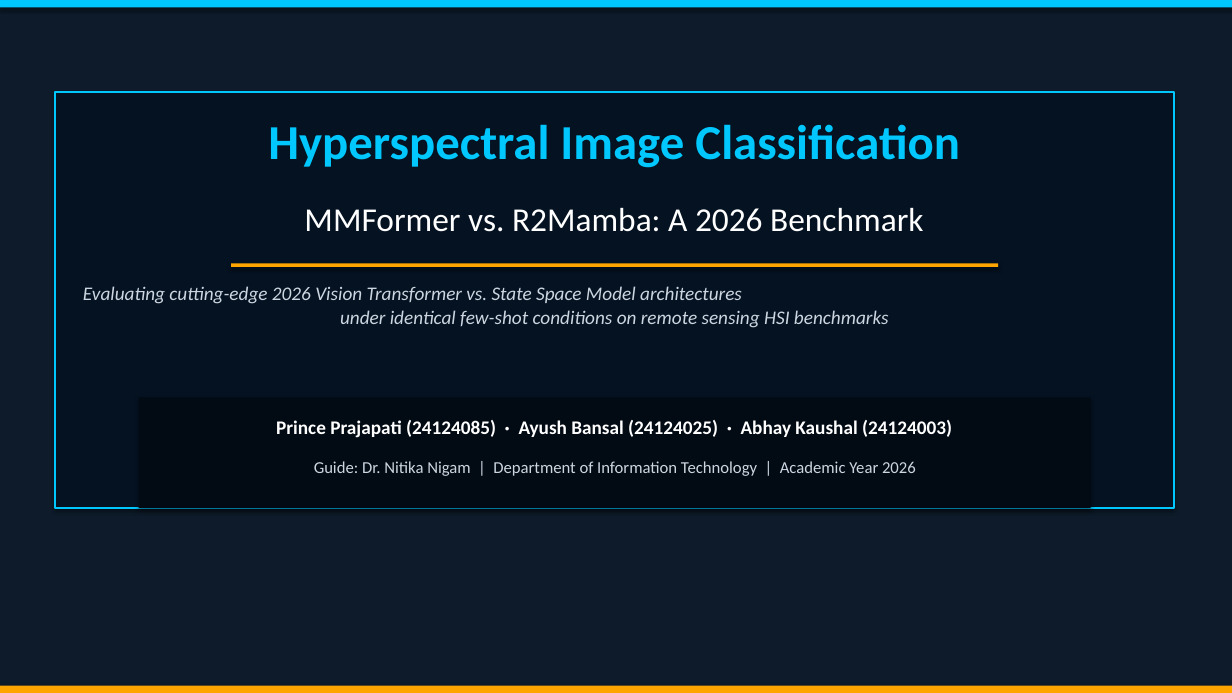
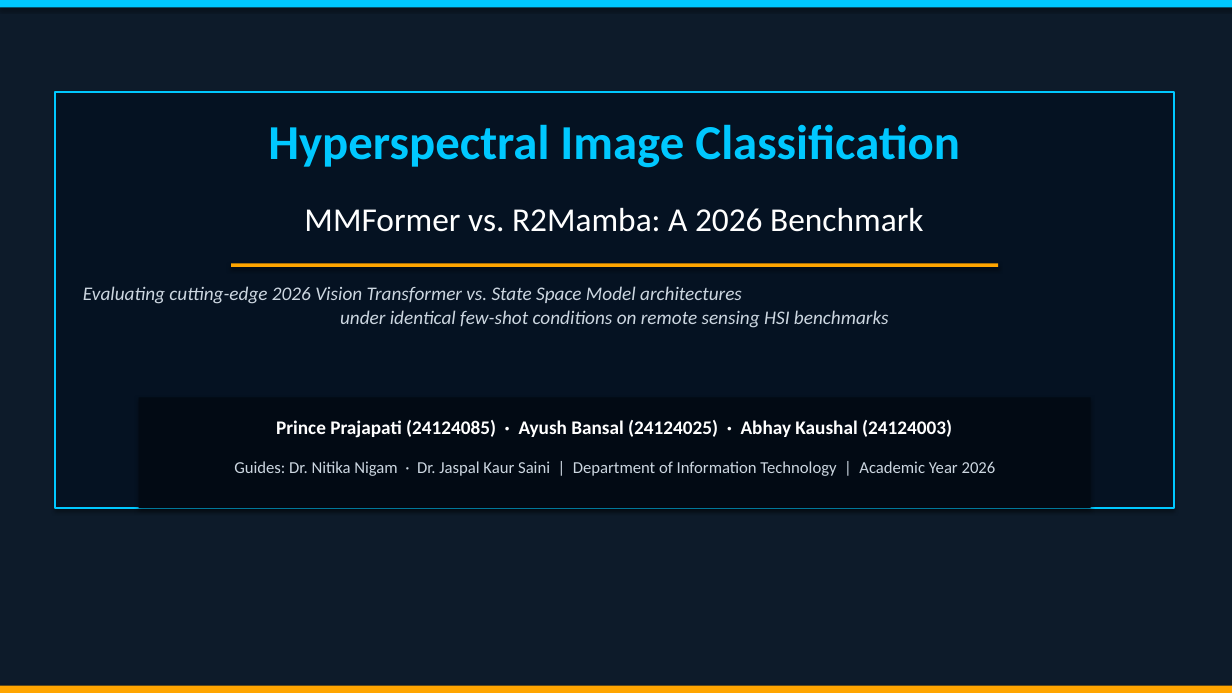
Before and after one commit to lPrincel/HSI-Classification-Minor-Project, a slide deck: slide 1 of presentation/Minor_Project_Presentation.pptx. Drawn at 1232x693 pixels with LibreOffice and Linux fonts; fonts in the diff are those of the drawing. Boxes give left, top, right and bottom in pixels: in the first picture for what was removed or moved away, otherwise in the second. Text is boxed around its words. In the diff, an @@ line names an element or a change of style, - is before the commit and + after.

Commit message:
Add Dr. Jaspal Kaur Saini alongside Dr. Nitika Nigam as project guides across all materials

```diff
--- a/presentation/Minor_Project_Presentation.pptx
+++ b/presentation/Minor_Project_Presentation.pptx
@@ text at (234,461,996,476): text changed @@
-Guide: Dr. Nitika Nigam | Department of Information Technology | Academic Year 2026
+Guides: Dr. Nitika Nigam · Dr. Jaspal Kaur Saini | Department of Information Technology | Academic Year 2026
```
Also in this commit, not shown: 1 other slide changed, 5 other files.
